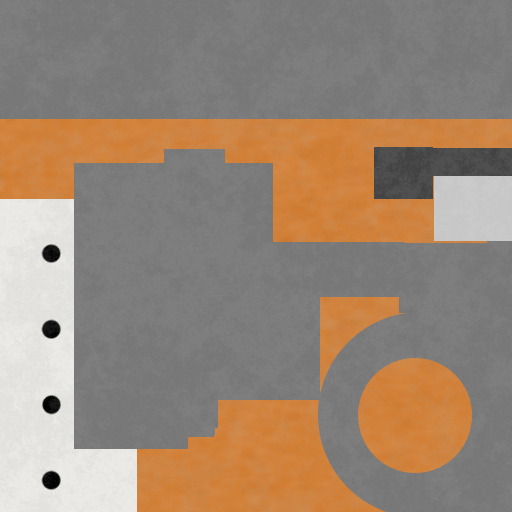
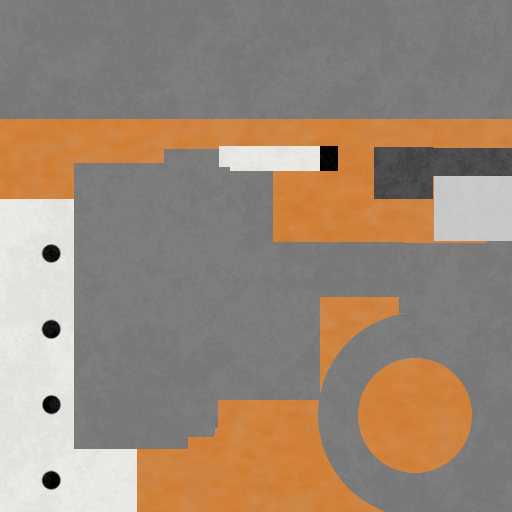
Revision of a layered w=512, h=512 image; what changed, layer by layer:
painted on "Widoczny" over (219, 146, 338, 171)
